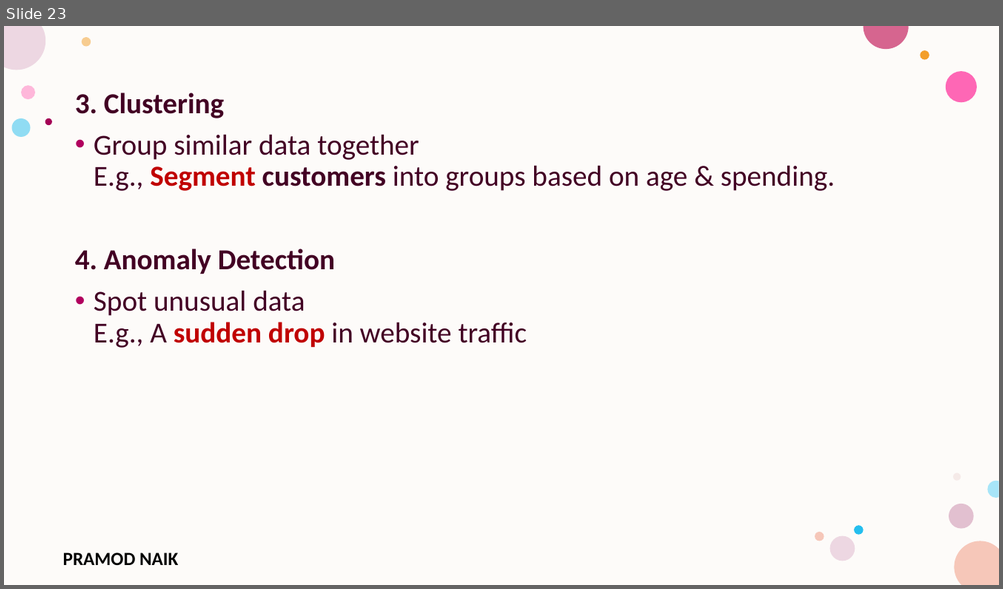
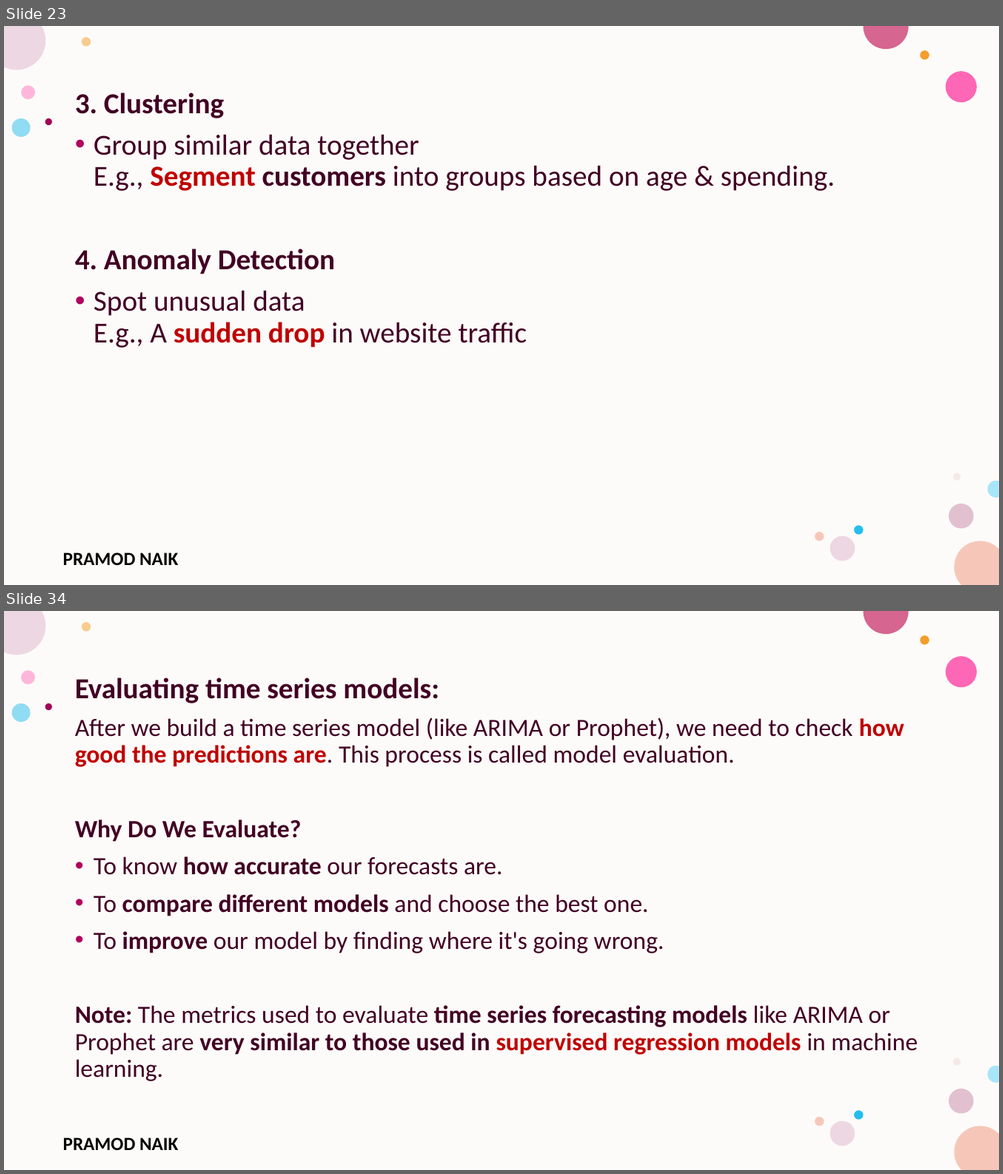
Before and after one commit to PRAMODNAIK-DEV/MCA-2nd-Sem-ML-Data-Analytics-Shridevi-College, a slide deck: Theory Class-Notes/Unit-5 Data Analytics and Real-World Applications.pptx. Shown one above the other, each under a label of ours: slide 23 before the commit, slides 23 and 34 after it; the slides between them are not shown. The pictures are 1003x589 and 1003x1174 pixels, drawn with LibreOffice and Linux fonts; fonts in the diff are those of the drawing; background and template pictures are left out. Boxes give left, top, right and bottom in pixels: in the first picture for what was removed or moved away, otherwise in the second. Text is boxed around its words. In the diff, an @@ line names an element or a change of style, - is before the commit and + after.

```diff
--- a/Theory Class-Notes/Unit-5 Data Analytics and Real-World Applications.pptx
+++ b/Theory Class-Notes/Unit-5 Data Analytics and Real-World Applications.pptx
@@ slide 34 added at [4,611,999,1170], background #FFFFFF; not listed: 17 template elements that a slide beside it also shows @@
@@ text added at [75,678,917,1082], 24 pt, text #420023 @@
+Evaluating time series models:
+After we build a time series model (like ARIMA or Prophet), we need to check how good the predictions are. This process is called model evaluation.
+Why Do We Evaluate?
+• To know how accurate our forecasts are.
+• To compare different models and choose the best one.
+• To improve our model by finding where it's going wrong.
+Note: The metrics used to evaluate time series forecasting models like ARIMA or Prophet are very similar to those used in supervised regression models in machine learning.
```
Also in this commit, not shown: 3 slides changed, 22 other slides added, 6 slides removed, 1 other file.
